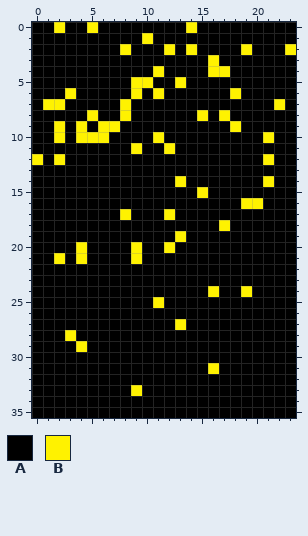
Two versions of one pixel-art sprite, sprites/flame.png. The picture above is the old version.
The file is 24x36 pixels. Colours within 5 levels of each other are drawn and written as one.
Palette (. is transparent): A #000000  B #fff200
Now the later version:
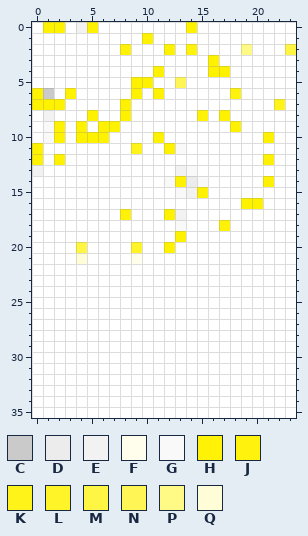
Colours new in this view: C #cacaca  D #ececec  E #f2f2f2  F #fffeec  G #f9f9f9  H #fff206  J #fff30e  K #fff31a  L #fff428  M #fff543  N #fff656  P #fff985  Q #fffdd7
Diff:
@@ palette @@
-A #000000
+A #ffffff
@@ x 0..23 @@
- 0 AABAABAAAAAAAABAAAAAAAAA
+ 0 ABBAEBAAAAAAAABAAAAAAAAA
  1 AAAAAAAAAABAAAAAAAAAAAAA
- 2 AAAAAAAABAAABABAAAABAAAB
+ 2 AAAAAAAAHAAABAJAAAAPAAAM
  3 AAAAAAAAAAAAAAAABAAAAAAA
  4 AAAAAAAAAAABAAAABBAAAAAA
- 5 AAAAAAAAABBAABAAAAAAAAAA
- 6 AAABAAAAABABAAAAAABAAAAA
- 7 ABBAAAAABAAAAAAAAAAAAABA
- 8 AAAAABAABAAAAAABABAAAAAA
- 9 AABABABBAAAAAAAAAABAAAAA
-10 AABABBBAAAABAAAAAAAAABAA
-11 AAAAAAAAABAABAAAAAAAAAAA
+ 5 AAAAAAAAABBAANAAAAAAAAAA
+ 6 BCABAAAAABABAAAAAAJAAAAA
+ 7 BBBAAAAABAAAAAAAAAAAAAKA
+ 8 AEAAABAABAAAAAAHABAAAAAA
+ 9 AGBABABBAAAAAAAAAABAAAAA
+10 AGBABBBAAAABAAAAAAAAABAA
+11 BAAAAAAAAKAABGAAAAAAAAAA
 12 BABAAAAAAAAAAAAAAAAAABAA
-13 AAAAAAAAAAAAAAAAAAAAAAAA
-14 AAAAAAAAAAAAABAAAAAAABAA
-15 AAAAAAAAAAAAAAABAAAAAAAA
+13 EAAAAAAAAAAAAEGAAAAAAAAA
+14 AAAAAAAAAAAAGBDGAAAAABAA
+15 AAAAAAAAAAAAAGEBAAAAAAAA
 16 AAAAAAAAAAAAAAAAAAABBAAA
-17 AAAAAAAABAAABAAAAAAAAAAA
-18 AAAAAAAAAAAAAAAAABAAAAAA
+17 AAAAAAAAHAAABEAAAAAAAAAA
+18 AAAAAAAAAAAAAGAAAHAAAAAA
 19 AAAAAAAAAAAAABAAAAAAAAAA
-20 AAAABAAAABAABAAAAAAAAAAA
-21 AABABAAAABAAAAAAAAAAAAAA
+20 AAAAMAAAALAABAAAAAAAAAAA
+21 AAAAQAAAAFAAAAAAAAAAAAAA
 22 AAAAAAAAAAAAAAAAAAAAAAAA
 23 AAAAAAAAAAAAAAAAAAAAAAAA
-24 AAAAAAAAAAAAAAAABAABAAAA
-25 AAAAAAAAAAABAAAAAAAAAAAA
+24 AAAAAAAAAAAAAAAAAAAAAAAA
+25 AAAAAAAAAAAAAAAAAAAAAAAA
 26 AAAAAAAAAAAAAAAAAAAAAAAA
-27 AAAAAAAAAAAAABAAAAAAAAAA
-28 AAABAAAAAAAAAAAAAAAAAAAA
-29 AAAABAAAAAAAAAAAAAAAAAAA
+27 AAAAAAAAAAAAAAAAAAAAAAAA
+28 AAAAAAAAAAAAAAAAAAAAAAAA
+29 AAAAAAAAAAAAAAAAAAAAAAAA
 30 AAAAAAAAAAAAAAAAAAAAAAAA
-31 AAAAAAAAAAAAAAAABAAAAAAA
+31 AAAAAAAAAAAAAAAAAAAAAAAA
 32 AAAAAAAAAAAAAAAAAAAAAAAA
-33 AAAAAAAAABAAAAAAAAAAAAAA
+33 AAAAAAAAAAAAAAAAAAAAAAAA
 34 AAAAAAAAAAAAAAAAAAAAAAAA
Where, in picture pixels (left, top, right, bottom), the same in both pictures:
changed: (32, 22, 296, 418)
